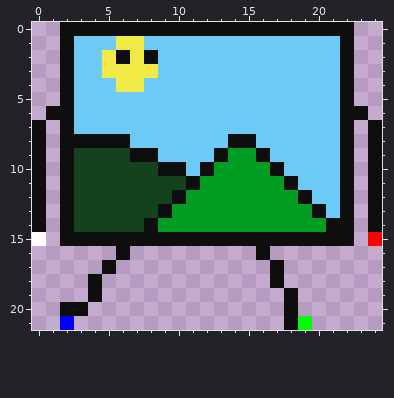
Pixel-art sprite, stored at media/imgEnemy/1/spr3.png. The first picture shows the starting point.
The file is 125x110 pixels, drawn in blocks of 5x5; one block is one cell here.
After:
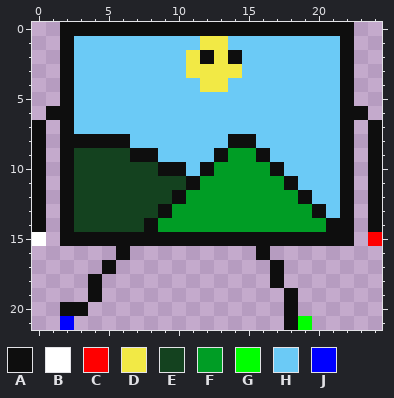
Palette (. is transparent): A #0e0e0e  B #ffffff  C #ff0000  D #f2e945  E #14421f  F #009d25  G #00ff00  H #6bcaf6  J #0000ff
Change:
Colour H becomes colour A in row 2 at x 12 and 14.
Colour H becomes colour D in row 1 at x 12 to 13; in row 2 at x 11 and 13; in row 3 at x 11 to 14; in row 4 at x 12 to 13.
Colour A becomes colour H in row 2 at x 6 and 8.
Colour D becomes colour H in row 1 at x 6 to 7; in row 2 at x 5 and 7; in row 3 at x 5 to 8; in row 4 at x 6 to 7.
Pixel boxes of the changes (left, top, right, bottom) in both pictures:
changed: (102, 36, 242, 92)
